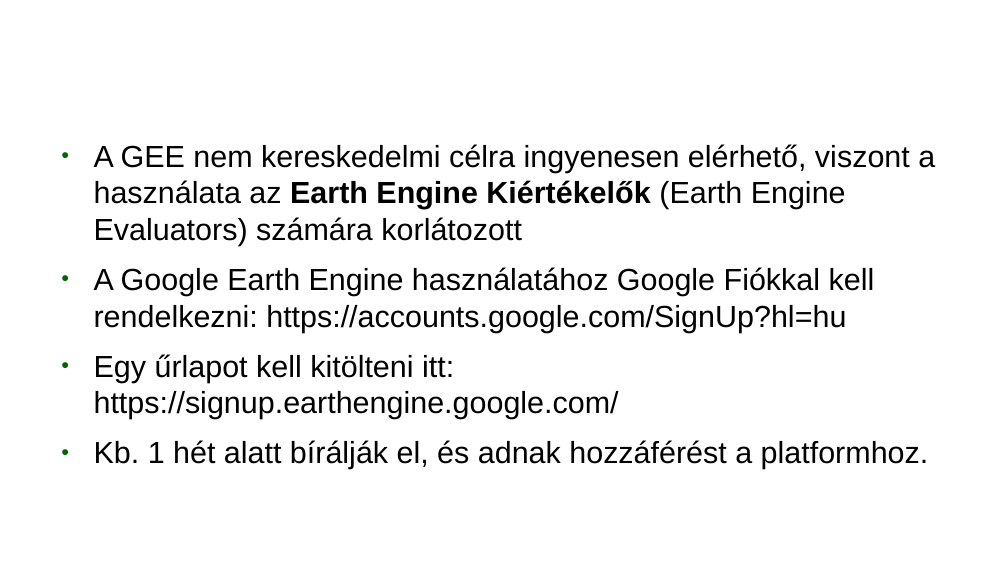
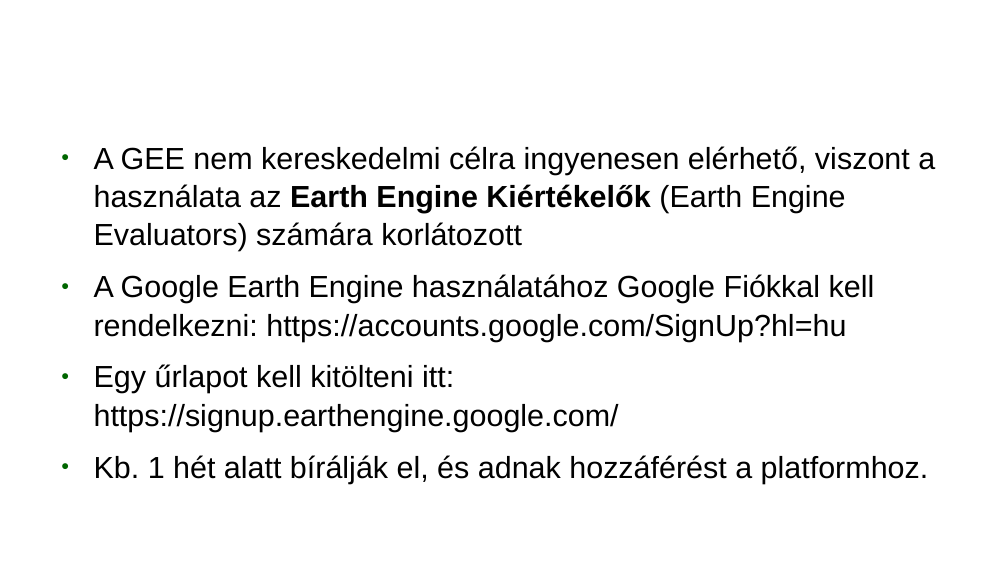
Before and after one commit to webandras/google_earth_engine_kutatas, a slide deck: slide 40 of google_earth_engine_gulacsi_andras_2018.odp. Drawn at 1008x567 pixels with LibreOffice and Linux fonts; fonts in the diff are those of the drawing; background and template pictures are left out. Boxes give left, top, right and bottom in pixels: in the first picture for what was removed or moved away, otherwise in the second. Text is boxed around its words. In the diff, an @@ line names an element or a change of style, - is before the commit and + after.

```diff
--- a/google_earth_engine_gulacsi_andras_2018.odp
+++ b/google_earth_engine_gulacsi_andras_2018.odp
@@ text "A GEE nem kereskedelmi célra ..." at box(94, 146, 935, 483): line spacing 1 to 1.05 @@
```
Also in this commit, not shown: 7 other slides changed, 1 other file.
